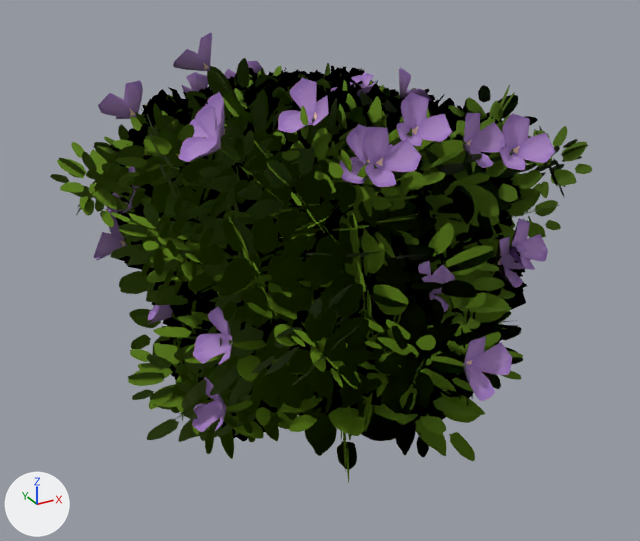
The glTF model assets/nature/Bush_Common_Flowers.gltf as it was, and as the next commit left it.
The view is the same before and after, from a 50 mm camera at (-1.354, -2.493, 1.786) aimed at (0.015, -0.005, 0.542). The lights are fixed; the arrows at lower left show +X, +Y and +Z. The picture after the commit comes second. Vertices at exactly the same position are counted once.

In view in the first picture: 'Bush_Common_Flowers'.
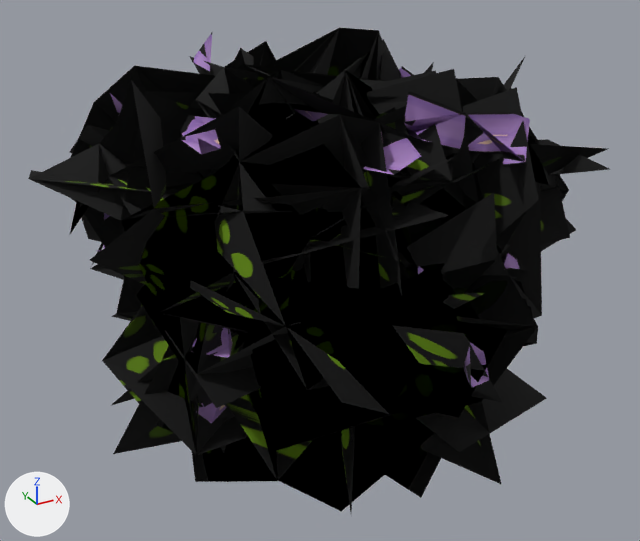
What differs and where, as boxes [x1, y1, x2, y2] in the pictures (640 x 541 px):
'Bush_Common_Flowers', recoloured, reshaped (7% wider, 8% taller)
    before: [50, 33, 592, 483]
    after: [28, 28, 609, 512]
part 1 of me_tree_009, deleted (green)
    before: [111, 58, 532, 437]
part 2 of me_tree_009, deleted (green)
    before: [50, 33, 592, 483]

Diff of the bpy script that builds the scene:
```diff
--- a/assets/nature/Bush_Common_Flowers.gltf.py
+++ b/assets/nature/Bush_Common_Flowers.gltf.py
@@ mat_leaves_normaltree @@
 mat_leaves_normaltree = bpy.data.materials.new('Leaves_NormalTree')
-# nodes: BsdfPrincipled, Math x3, Mix, OutputMaterial, TexImage, VertexColor
+# nodes: BsdfPrincipled, OutputMaterial, TexImage
 # uses the picture img_leaves_normaltree_c
@@ mat_flowers @@
 mat_flowers = bpy.data.materials.new('Flowers')
-# nodes: BsdfPrincipled, Math x3, Mix, OutputMaterial, TexImage, VertexColor
+# nodes: BsdfPrincipled, OutputMaterial, TexImage
 # uses the picture img_flowers
@@ me_tree_009 @@
 # used by ob_bush_common_flowers; location = (0.0, 0.0, 0.0)
-me_tree_009.from_pydata(...)  # 2304 vertices, 1368 faces; spans x -0.92..0.99, y -0.99..0.97, z -0.23..1.35
+me_tree_009.from_pydata(...)  # 497 vertices, 998 faces; spans x -0.92..0.99, y -0.99..0.97, z -0.23..1.33
+# me_tree_009 part 1: 196 loose pieces with 784 vertices, spanning x -0.8..0.91, y -0.88..0.85, z 0.06..1.35, are deleted
+# me_tree_009 part 2: 1023 vertices removed from x -0.82..0.97, y -0.99..0.95, z -0.08..1.32
 me_tree_009.materials.append(mat_leaves_normaltree)
```
